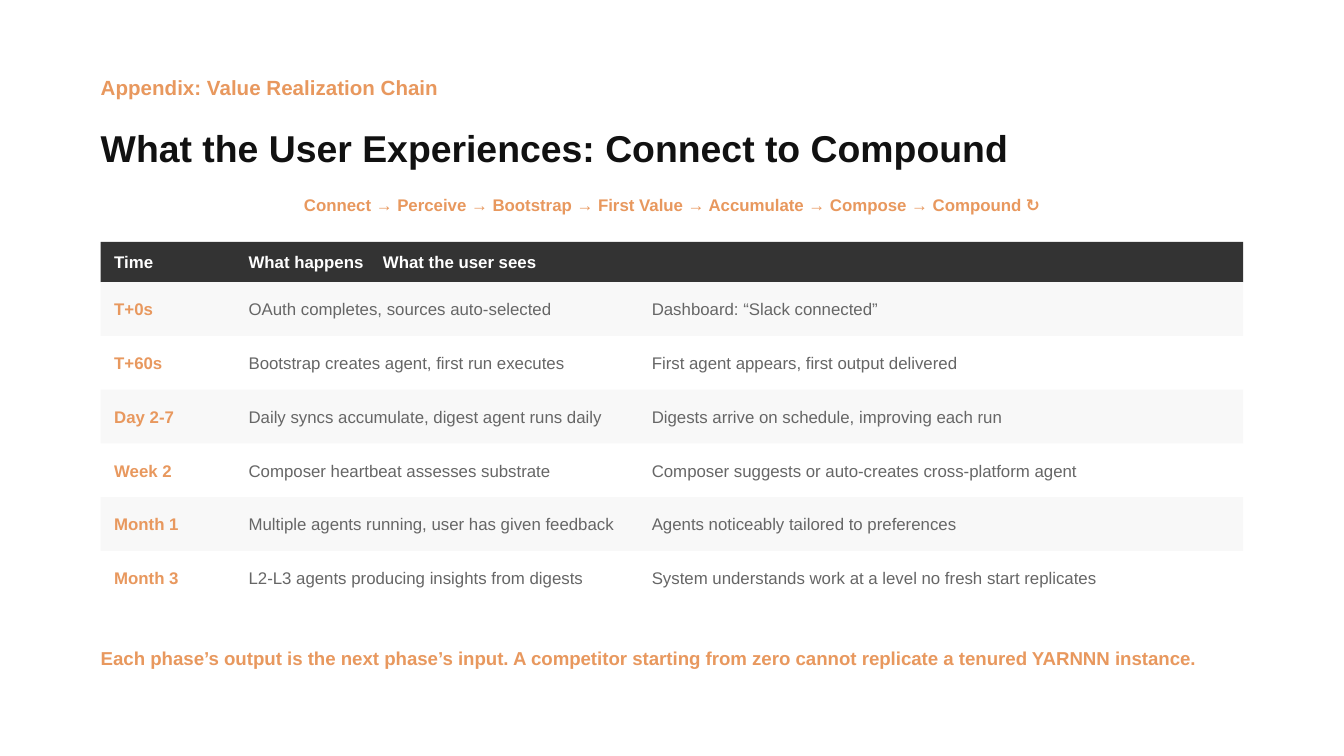
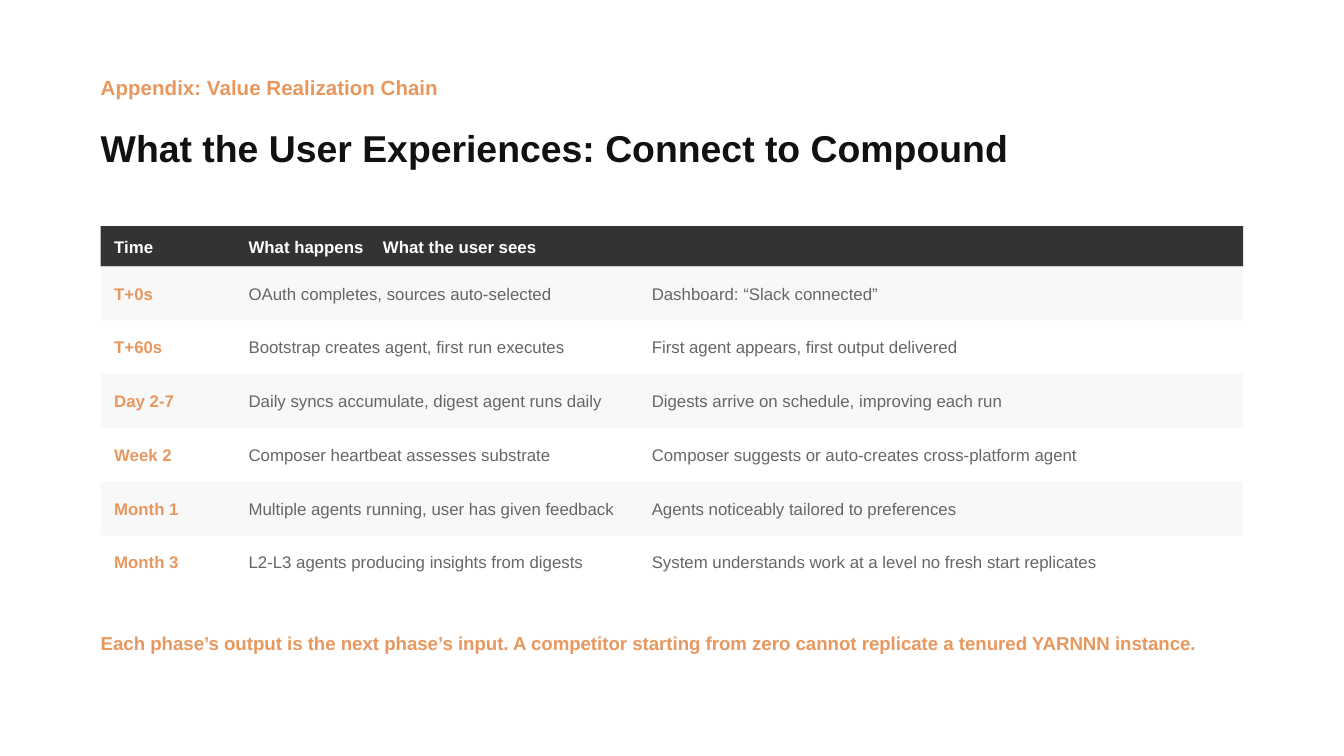
Before and after one commit to Kvkthecreator/yarnnnn, a slide deck: slide 19 of docs/working_docs/investors/IR Deck - yarnnn - March 2026 v2.pptx. Drawn at 1344x756 pixels with LibreOffice and Linux fonts; fonts in the diff are those of the drawing. Boxes give left, top, right and bottom in pixels: in the first picture for what was removed or moved away, otherwise in the second. Text is boxed around its words. In the diff, an @@ line names an element or a change of style, - is before the commit and + after.

```diff
--- a/docs/working_docs/investors/IR Deck - yarnnn - March 2026 v2.pptx
+++ b/docs/working_docs/investors/IR Deck - yarnnn - March 2026 v2.pptx
@@ text removed at (304,199,1022,215) @@
-Connect → Perceive → Bootstrap → First Value → Accumulate → Compose → Compound ↻
@@ 4 texts, 4 rectangles: place and size @@
-4 texts, 4 rectangles at (101,242,1243,669)
+4 texts, 4 rectangles at (101,226,1243,654)
```
Also in this commit, not shown: 4 other slides changed, 1 slide added, 1 slide removed, 3 other files.
